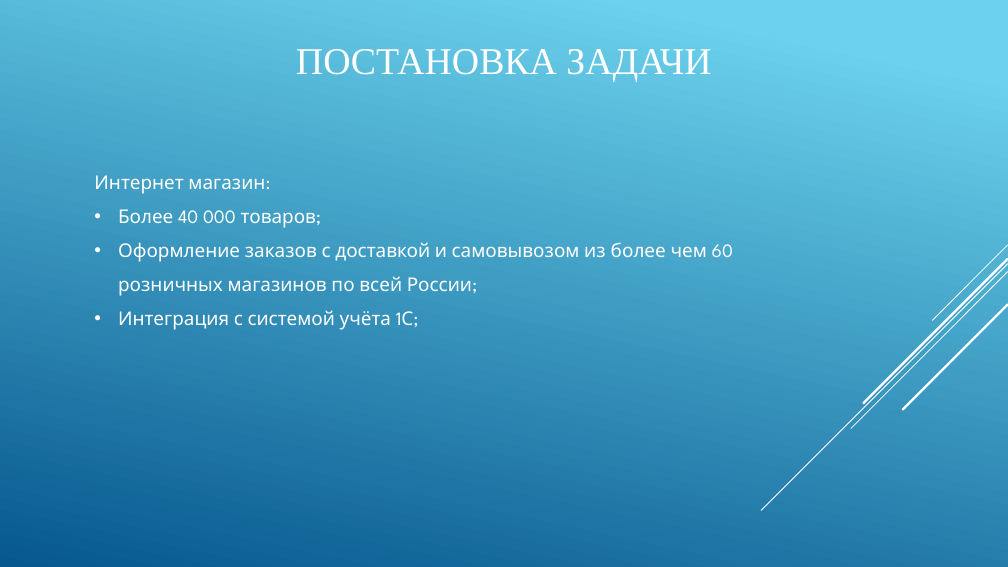
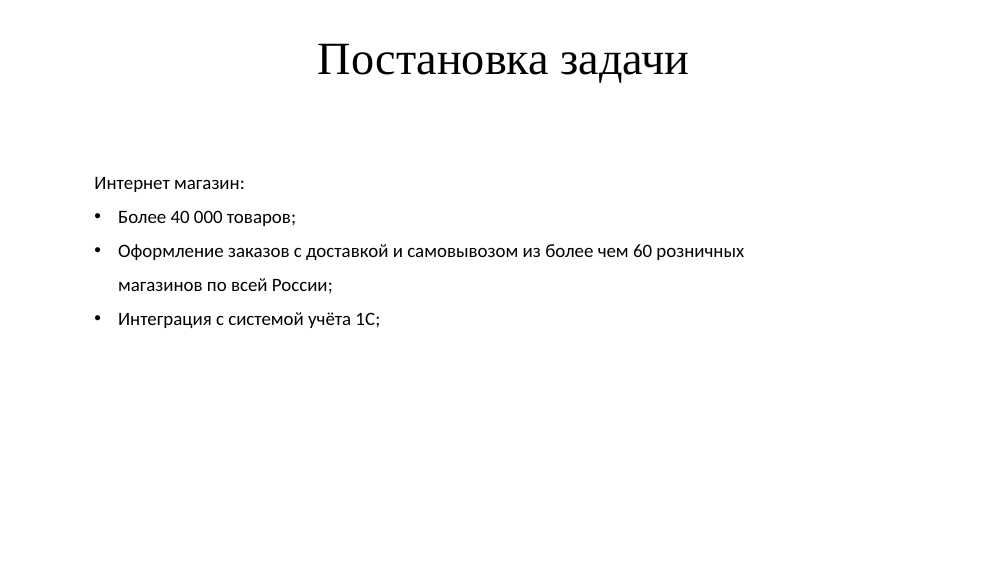
Before and after one commit to IgorTyutyunov/-, a slide deck: slide 4 of ВКР_5.pptx. Drawn at 1008x567 pixels with LibreOffice and Linux fonts; fonts in the diff are those of the drawing. Boxes give left, top, right and bottom in pixels: in the first picture for what was removed or moved away, otherwise in the second. Text is boxed around its words. In the diff, an @@ line names an element or a change of style, - is before the commit and + after.

```diff
--- a/ВКР_5.pptx
+++ b/ВКР_5.pptx
@@ background gradient #6ED2EB to #06588E to #FFFFFF @@
@@ title at [318, 43, 690, 83]: text changed; size 36 to 44 pt; text colour #FFFFFF to #000000 @@
-ПОСТАНОВКА ЗАДАЧИ
+Постановка задачи
@@ text "Интернет магазин:" at [94, 177, 744, 328]: font League Spartan to Calibri, text colour #FFFFFF to #000000 @@
@@ group removed at [761, 245, 1008, 510]: 5 lines @@
```
Also in this commit, not shown: 11 other slides changed.
